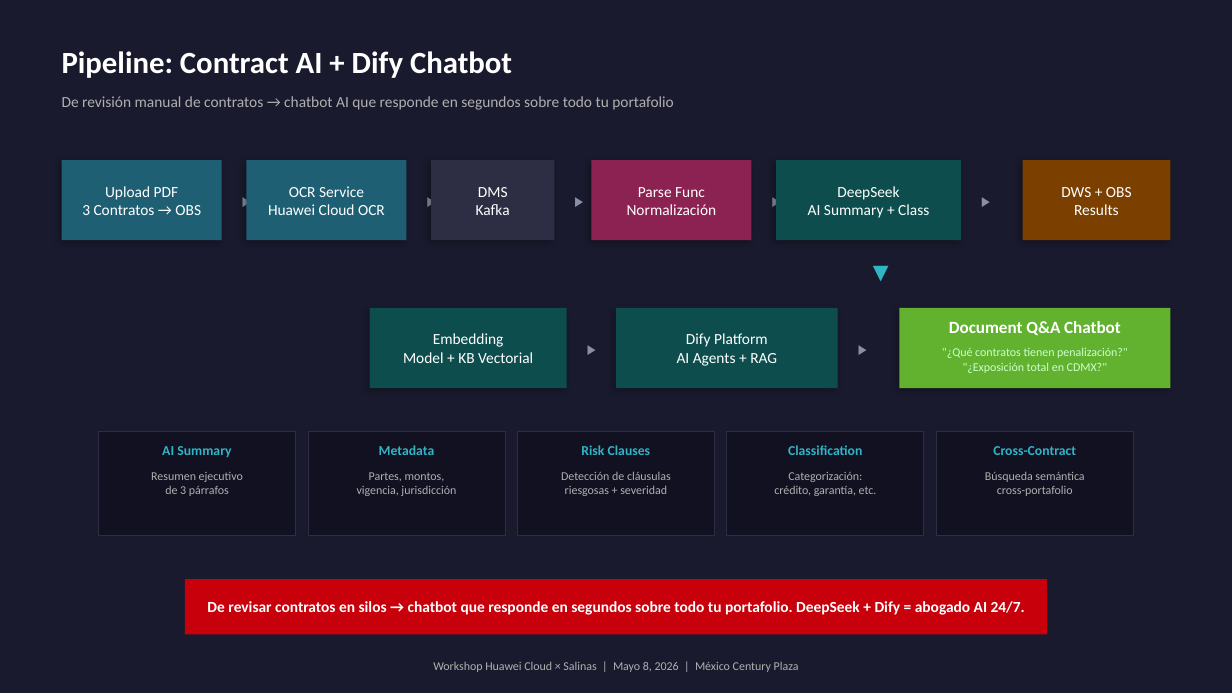
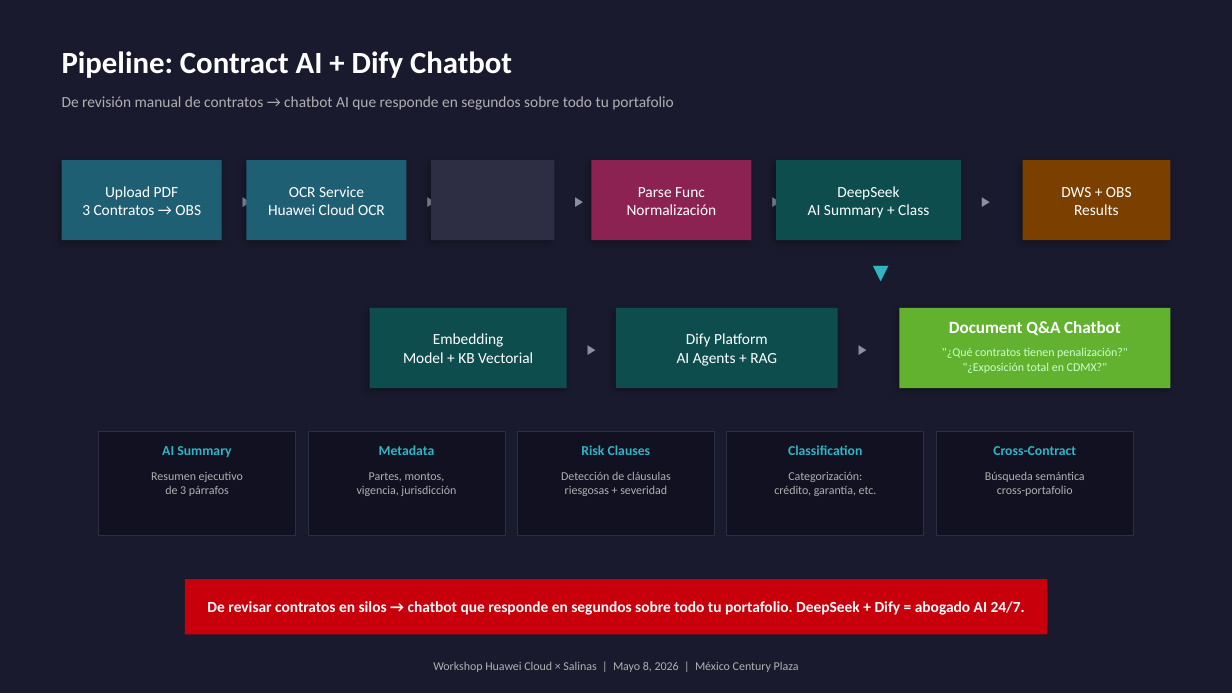
Before and after one commit to Borre/ayco-huawei-cloud, a slide deck: slide 3 of docs/slides-arquitectura.pptx. Drawn at 1232x693 pixels with LibreOffice and Linux fonts; fonts in the diff are those of the drawing. Boxes give left, top, right and bottom in pixels: in the first picture for what was removed or moved away, otherwise in the second. Text is boxed around its words. In the diff, an @@ line names an element or a change of style, - is before the commit and + after.

```diff
--- a/docs/slides-arquitectura.pptx
+++ b/docs/slides-arquitectura.pptx
@@ text removed at box(476, 187, 510, 215) @@
-DMS
-Kafka
```
Also in this commit, not shown: 1 other slide changed, 1 other file.
